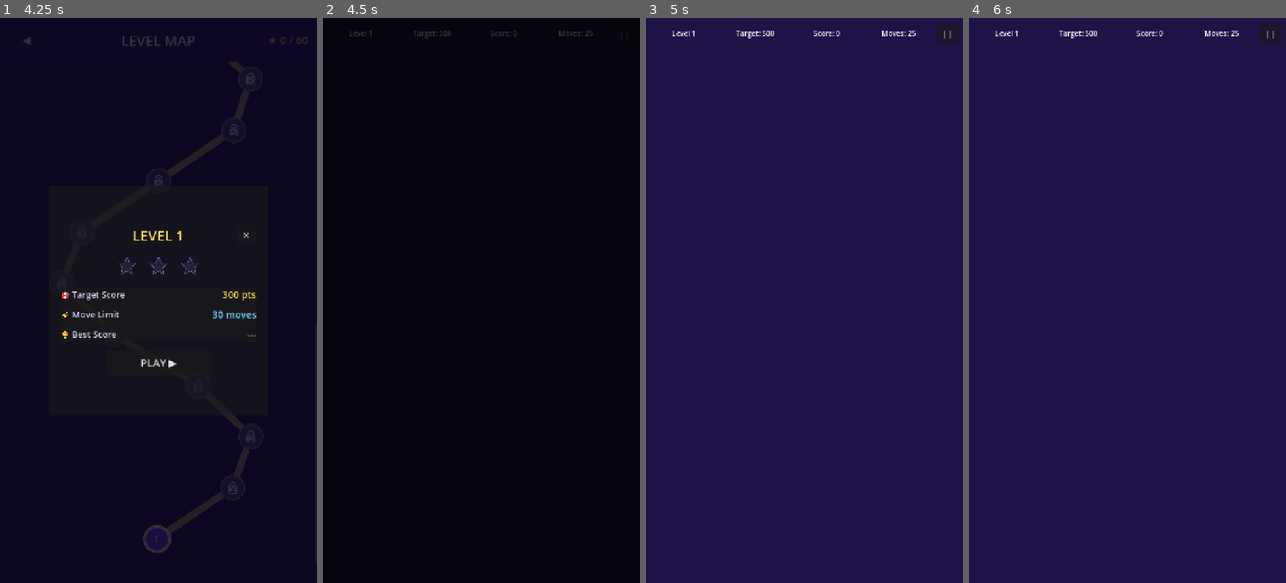
Above: before the commit, frames 1-4 (left to right).
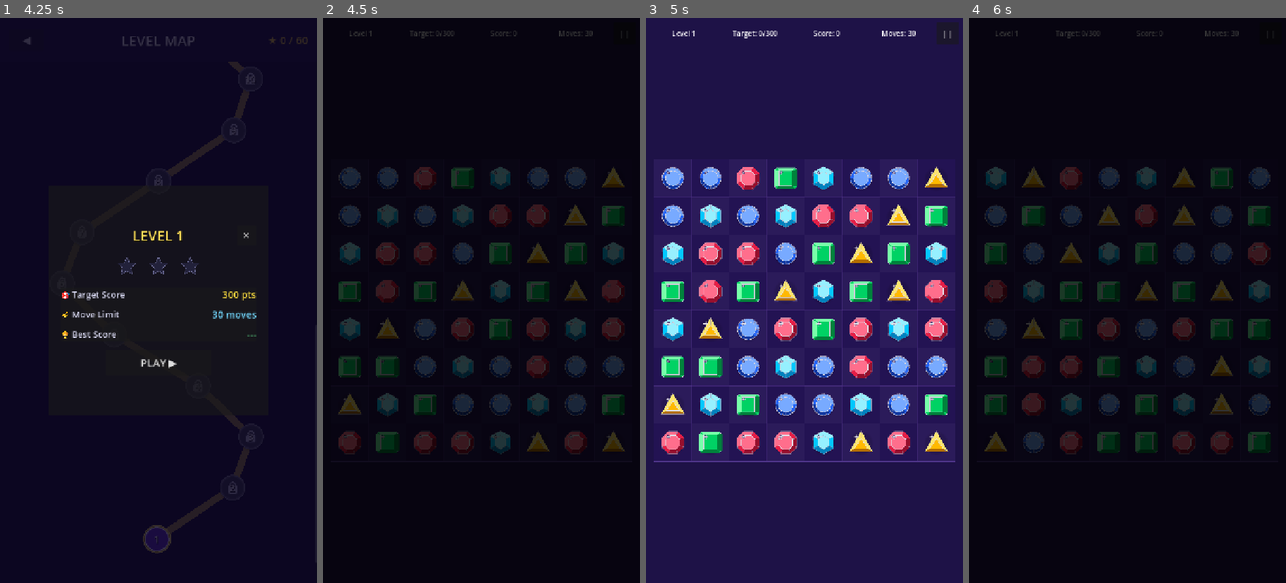
Above: after the commit, the same moments.

Repository: Ravishyamsingh/GemQuest-apps
Game: Godot game, scene res://scenes/main.tscn
Two runs of this game, one before a commit and one after it. Both use one fixed random seed, a clock stepped at 60 frames per second and the inputs below.
Inputs (mouse positions are in pixels of both pictures, inside the frame that each line leads up to):
- Up to frame 1 (4.25 s): move the mouse to (228, 272) at 0.52 s; click (228, 272) at 0.67 s; drag from (95, 328) to (142, 413) at 1.27 s; move the mouse to (190, 176) at 2.02 s; click (190, 176) at 2.17 s; click "PLAY ▶" at 2.75 s; click (155, 537) at 3.5 s
- Up to frame 2 (4.5 s): click "PLAY ▶" at 4.25 s
- Up to frame 3 (5 s): no input
- Up to frame 4 (6 s): click "| |" at 5 s; click (1127, 323) at 5.75 s, where only the run after the commit has a clickable "↺ RESTART"

Frame 1 is identical in both runs. In frame 2, 13% of the frame differs, in the area x 4-96%, y 2-78%; in frame 3, 16%; in frame 4, 98%, in the area x 0-100%, y 0-100%.
Error before the commit: Parse Error: Cannot infer the type of "step_score" variable because the value doesn't have a set type. (res://scripts/core/board_manager.gd:424)

Commit message:
update the home page

Diff:
--- a/scripts/core/board_manager.gd
+++ b/scripts/core/board_manager.gd
@@ -27,9 +27,6 @@
 
 ## Currently selected piece position
 var selected_pos: Vector2i = Vector2i(-1, -1)
-
-## Animation tracking
-var _animating: bool = false
 
 ## Game systems
 var score_manager_node: Node = null
@@ -135,7 +132,6 @@
 
 	# Centre the board horizontally, place it in the middle-lower area
 	var total_board_width := columns * cell_size
-	var total_board_height := rows * cell_size
 	board_origin = Vector2(
 		(viewport_size.x - total_board_width) / 2.0,
 		viewport_size.y * 0.25  # Start 25% from top
@@ -281,9 +277,9 @@
 
 ## Convert world position to grid position.
 func _world_to_grid(world_pos: Vector2) -> Vector2i:
-	var local := world_pos - board_origin
-	var col := int(local.x / cell_size)
-	var row := int(local.y / cell_size)
+	var local_position: Vector2 = world_pos - board_origin
+	var col: int = int(local_position.x / cell_size)
+	var row: int = int(local_position.y / cell_size)
 	return Vector2i(clampi(col, 0, columns - 1), clampi(row, 0, rows - 1))
 
 
@@ -421,17 +417,20 @@
 		EventBus.match_found.emit(matches)
 
 		# Calculate score for this cascade step and spawn floating texts
-		var step_score := score_manager_node.calculate_matches_score(matches, cascade_depth) if score_manager_node.has_method("calculate_matches_score") else 0
+		var step_score: int = 0
+		if score_manager_node.has_method("calculate_matches_score"):
+			step_score = int(score_manager_node.calculate_matches_score(matches, cascade_depth))
 		score_manager_node.add_match_score(matches, cascade_depth)
 
 		# Spawn floating score text at center of first match
 		if not matches.is_empty() and floating_text_scene != null:
-			var first_match = matches[0]
+			var first_match: MatchResult = matches[0] as MatchResult
 			if not first_match.positions.is_empty():
-				var center_pos := grid_to_world(first_match.positions[0])
+				var match_pos: Vector2i = first_match.positions[0]
+				var center_pos: Vector2 = _grid_to_world(match_pos.x, match_pos.y)
 				var ft = floating_text_scene.instantiate()
 				add_child(ft)
-				var text_label := "+%d" % (first_match.positions.size() * 10 * cascade_depth)
+				var text_label := "+%d" % step_score
 				if cascade_depth > 1:
 					text_label += " (x%d)" % cascade_depth
 				ft.setup(text_label, center_pos)
@@ -488,7 +487,7 @@
 				var burst = particle_burst_scene.instantiate()
 				add_child(burst)
 				var color: Color = piece.piece_data.colour if piece.piece_data else Color.WHITE
-				burst.setup(grid_to_world(pos), color)
+				burst.setup(_grid_to_world(int(pos.x), int(pos.y)), color)
 
 	await get_tree().create_timer(0.25).timeout
 
--- a/scripts/core/grid_controller.gd
+++ b/scripts/core/grid_controller.gd
@@ -77,7 +77,7 @@
 
 ## Convert world position to grid position.
 func world_to_grid(world_pos: Vector2) -> Vector2i:
-	var local := world_pos - board_origin
-	var col := int(local.x / cell_size)
-	var row := int(local.y / cell_size)
+	var local_position: Vector2 = world_pos - board_origin
+	var col: int = int(local_position.x / cell_size)
+	var row: int = int(local_position.y / cell_size)
 	return Vector2i(col, row)
--- a/scripts/core/input_handler.gd
+++ b/scripts/core/input_handler.gd
@@ -108,9 +108,9 @@
 	if board_manager == null or board_manager.cell_size <= 0.0:
 		return Vector2i(-1, -1)
 
-	var local := screen_pos - board_manager.board_origin
-	var col := int(local.x / board_manager.cell_size)
-	var row := int(local.y / board_manager.cell_size)
+	var local_position: Vector2 = screen_pos - board_manager.board_origin
+	var col: int = int(local_position.x / board_manager.cell_size)
+	var row: int = int(local_position.y / board_manager.cell_size)
 
 	if col >= 0 and col < board_manager.columns and row >= 0 and row < board_manager.rows:
 		return Vector2i(col, row)
--- a/scripts/core/match_detector.gd
+++ b/scripts/core/match_detector.gd
@@ -35,8 +35,8 @@
 				run_start = col
 				run_type = p_type
 		# Check the last run in the row
-		var run_length := columns - run_start
-		if run_length >= 3 and run_type != &"":
+		var final_run_length := columns - run_start
+		if final_run_length >= 3 and run_type != &"":
 			var positions: Array = []
 			for c in range(run_start, columns):
 				positions.append(Vector2i(c, row))
@@ -64,8 +64,8 @@
 					matches.append(MatchResult.create(positions, "vertical", run_type))
 				run_start = row
 				run_type = p_type
-		var run_length := rows - run_start
-		if run_length >= 3 and run_type != &"":
+		var final_run_length := rows - run_start
+		if final_run_length >= 3 and run_type != &"":
 			var positions: Array = []
 			for r in range(run_start, rows):
 				positions.append(Vector2i(col, r))
--- a/scripts/ui/gameplay_screen.gd
+++ b/scripts/ui/gameplay_screen.gd
@@ -214,9 +214,9 @@
 			if s < stars:
 				tr.scale = Vector2.ZERO
 				tr.pivot_offset = Vector2(24, 24)
-				var tween := create_tween()
-				tween.tween_property(tr, "scale", Vector2(1.2, 1.2), 0.25).set_delay(0.3 + s * 0.2).set_trans(Tween.TRANS_BACK).set_ease(Tween.EASE_OUT)
-				tween.tween_property(tr, "scale", Vector2(1.0, 1.0), 0.1)
+				var star_tween := create_tween()
+				star_tween.tween_property(tr, "scale", Vector2(1.2, 1.2), 0.25).set_delay(0.3 + s * 0.2).set_trans(Tween.TRANS_BACK).set_ease(Tween.EASE_OUT)
+				star_tween.tween_property(tr, "scale", Vector2(1.0, 1.0), 0.1)
 
 	var body := Label.new()
 	body.text = body_text
--- a/scripts/ui/level_map_screen.gd
+++ b/scripts/ui/level_map_screen.gd
@@ -6,7 +6,6 @@
 const MAP_HEIGHT := 2600.0
 
 @onready var _scroll_container: ScrollContainer = $ScrollContainer
-@onready var _map_content: Control = $ScrollContainer/MapContent
 @onready var _path_line: Line2D = $ScrollContainer/MapContent/PathLine
 @onready var _nodes_container: Control = $ScrollContainer/MapContent/NodesContainer
 @onready var _back_btn: Button = $TopBar/BackButton
--- a/scripts/ui/splash_screen.gd
+++ b/scripts/ui/splash_screen.gd
@@ -5,9 +5,6 @@
 
 @onready var _center_container: VBoxContainer = $CenterContainer
 @onready var _gem_center: TextureRect = $CenterContainer/Crest/GemCenter
-@onready var _gem_left: TextureRect = $CenterContainer/Crest/GemLeft
-@onready var _gem_right: TextureRect = $CenterContainer/Crest/GemRight
-@onready var _glow: ColorRect = $GlowCenter
 
 
 func _ready() -> void:
Not shown, changed: export_presets.cfg
Not shown: 1 places in scenes/screens/home_screen.tscn that only renumber resources
Not shown: 1 places in scenes/screens/splash_screen.tscn that only renumber resources
Not shown: 1 places in scenes/ui/level_info_popup.tscn that only renumber resources
Not shown: 1 places in scenes/ui/level_node.tscn that only renumber resources
